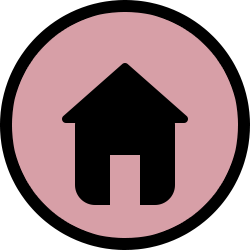
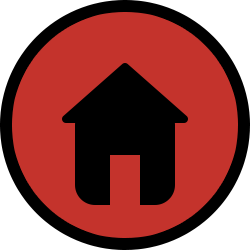
Two versions of the same layered image (250 x 250). Layer-by-layer changes:
painted on "Ellipse 1" over (x1=12, y1=12, x2=238, y2=238)
